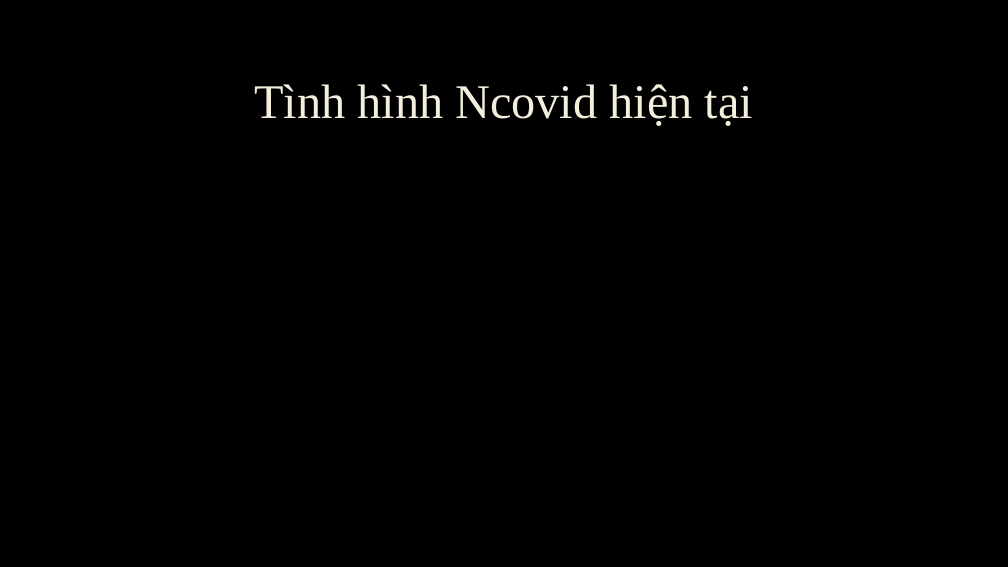
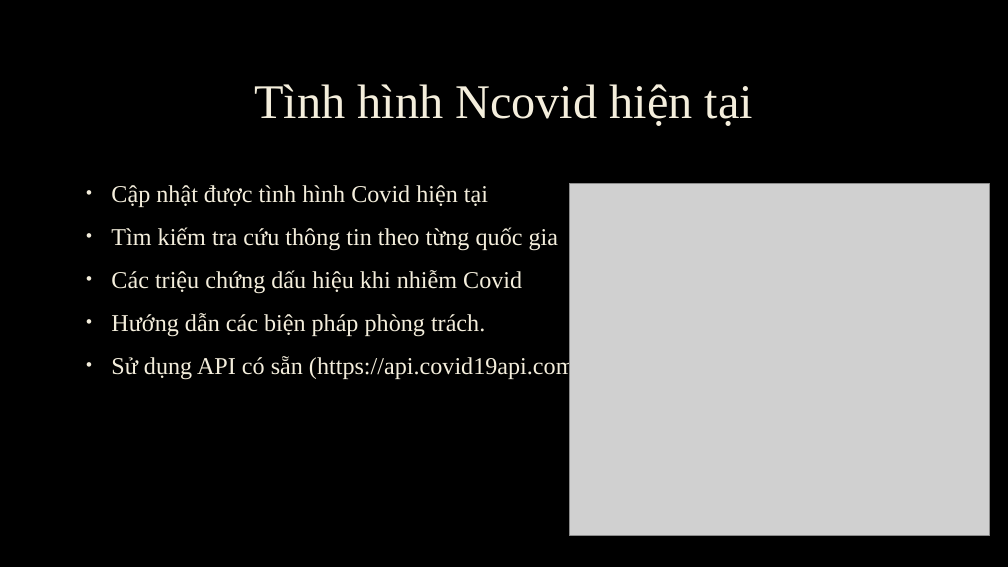
Before and after one commit to crazykg/BTN4, a slide deck: slide 3 of silde/slide.pptx. Drawn at 1008x567 pixels with LibreOffice and Linux fonts; fonts in the diff are those of the drawing; grey boxes stand for pictures; background and template pictures are left out. Boxes give left, top, right and bottom in pixels: in the first picture for what was removed or moved away, otherwise in the second. Text is boxed around its words. In the diff, an @@ line names an element or a change of style, - is before the commit and + after.

```diff
--- a/silde/slide.pptx
+++ b/silde/slide.pptx
@@ text added at box(111, 185, 583, 380), 23 pt, text #F4EEDC @@
+• Cập nhật được tình hình Covid hiện tại
+• Tìm kiếm tra cứu thông tin theo từng quốc gia
+• Các triệu chứng dấu hiệu khi nhiễm Covid
+• Hướng dẫn các biện pháp phòng trách.
+• Sử dụng API có sẵn (https://api.covid19api.com)
@@ picture added at box(569, 184, 989, 536) @@
```
Also in this commit, not shown: 2 other slides changed, 1 slide added, 2 slides removed.
